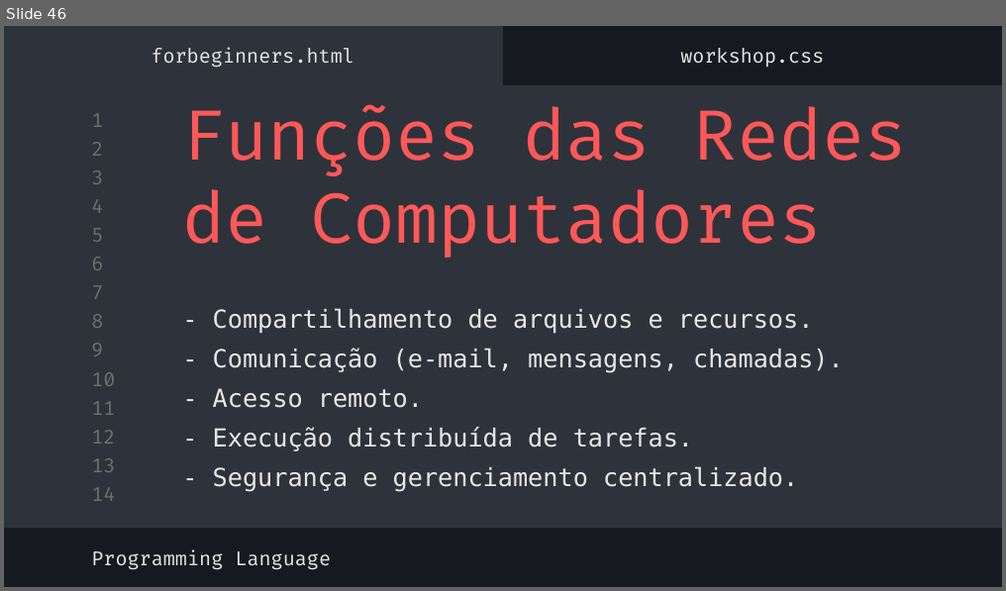
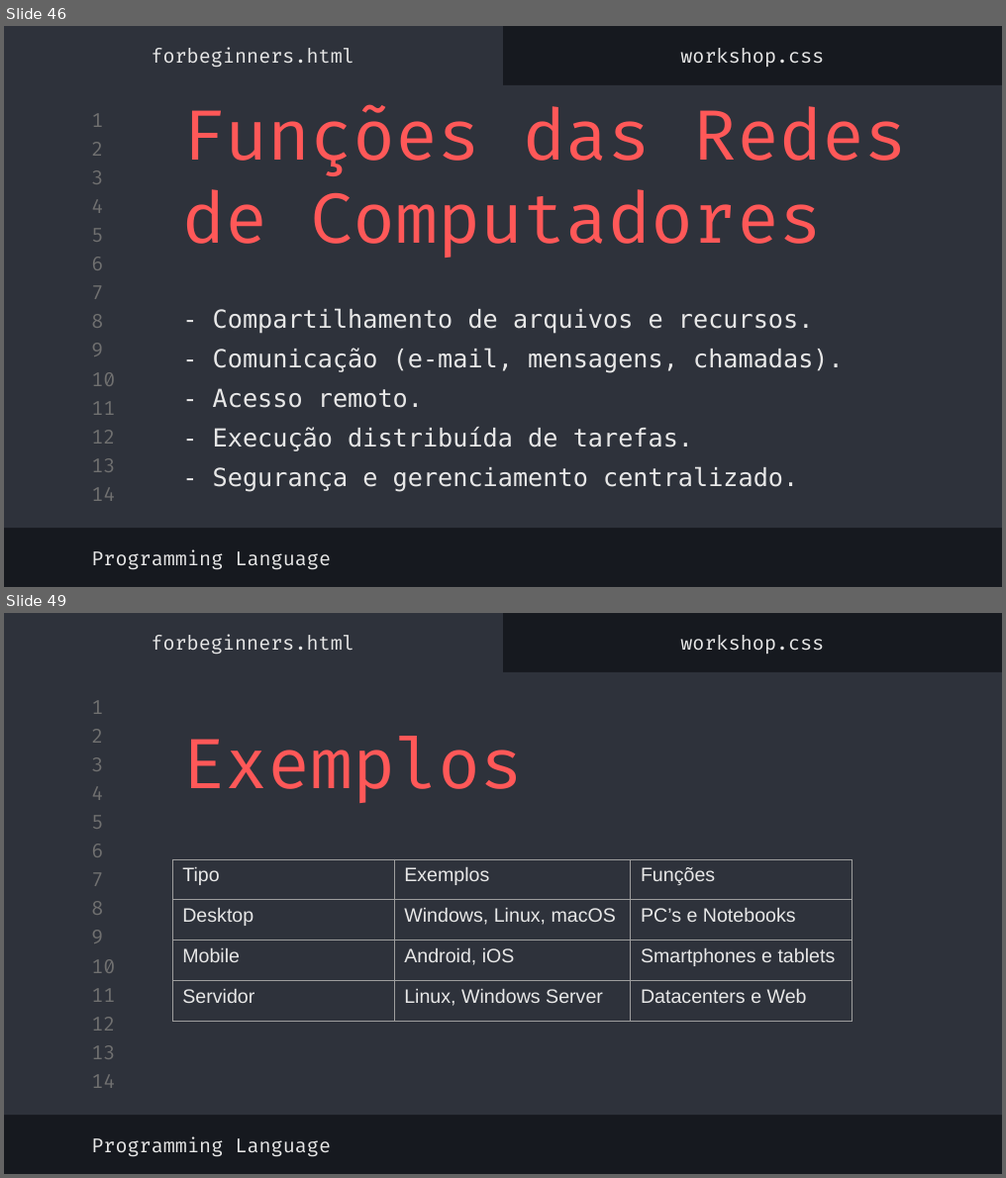
Before and after one commit to MatheusgMoreira/logica_programacao, a slide deck: lógica_de_programação.pptx. Shown one above the other, each under a label of ours: slide 46 before the commit, slides 46 and 49 after it; the slides between them are not shown. The pictures are 1006x591 and 1006x1178 pixels, drawn with LibreOffice and Linux fonts; fonts in the diff are those of the drawing. Boxes give left, top, right and bottom in pixels: in the first picture for what was removed or moved away, otherwise in the second. Text is boxed around its words. In the diff, an @@ line names an element or a change of style, - is before the commit and + after.

```diff
--- a/lógica_de_programação.pptx
+++ b/lógica_de_programação.pptx
@@ slide 49 added at <box>4,613,1002,1174</box>, background #16191F; not listed: 16 template elements that a slide beside it also shows @@
@@ subtitle added at <box>152,635,354,655</box>, 14 pt, text #E7E7E7 @@
+forbeginners.html
@@ subtitle added at <box>680,635,824,654</box>, 14 pt, text #E7E7E7 @@
+workshop.css
@@ title added at <box>182,736,523,803</box>, 50 pt, text #FF5858 @@
+Exemplos
@@ table added at <box>172,860,852,1021</box>, 4 rows, 3 columns @@
+Tipo | Exemplos | Funções
+Desktop | Windows, Linux, macOS | PC’s e Notebooks
+Mobile | Android, iOS | Smartphones e tablets
+Servidor | Linux, Windows Server | Datacenters e Web
@@ subtitle added at <box>91,1137,331,1157</box>, 14 pt, text #E7E7E7 @@
+Programming Language
```
Also in this commit, not shown: 6 other slides added, 1 slide removed.
